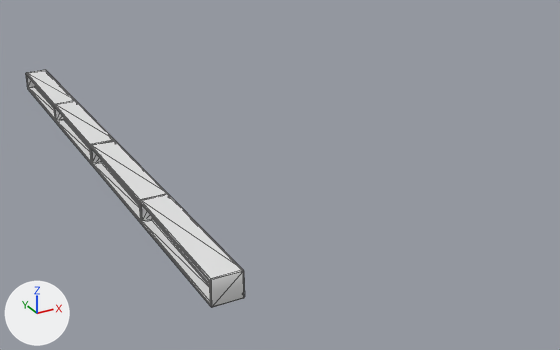
One commit to the glTF model assets/scene/merged-meshes/-2_1_0_MI_MetalBeam_Painted01.gltf: the scene before it, then after it.
Before and after are seen from a 50 mm camera at (-17.72, -23.98, 8.22) aimed at (-9.13, -8.37, 0.41). Arrows for +X, +Y and +Z are at lower left; the lights stay in place. Mesh edges are drawn as thin lines. Vertices at the same position are counted once.
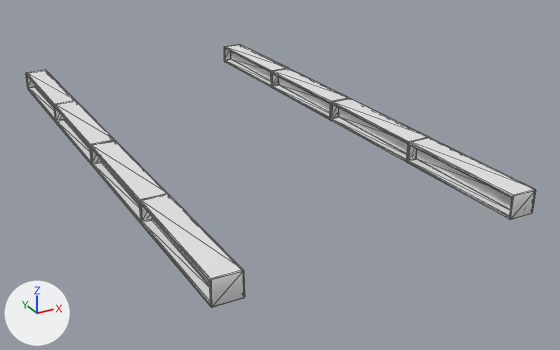
The newer file is also turned or shifted as a whole; pictures and numbers use the older file's frame.

Patch to the scene script:
```diff
--- a/assets/scene/merged-meshes/-2_1_0_MI_MetalBeam_Painted01.gltf.py
+++ b/assets/scene/merged-meshes/-2_1_0_MI_MetalBeam_Painted01.gltf.py
@@ me_2_1_0_mi_metalbeam_painted01 @@
 me_2_1_0_mi_metalbeam_painted01.from_pydata(...)  # 321 vertices, 640 faces; spans x -13.54..-12.94, y -14.08..-0.68, z 1.18..1.72
 # used by ob_mesh; location = (0.0, 0.0, 0.0)
+# me_2_1_0_mi_metalbeam_painted01 part 1: the loose piece of 160 vertices spanning x -13.54..-12.94, y -14.08..-7.38, z 1.18..1.72 is copied, and the copy is moved by (6.5, 0.0, 0.0); it spans x -7.04..-6.44, y -14.08..-7.38, z 1.18..1.72
+# me_2_1_0_mi_metalbeam_painted01 part 2: the loose piece of 161 vertices spanning x -13.54..-12.94, y -7.38..-0.68, z 1.18..1.72 is copied, and the copy is moved by (6.5, 0.0, 0.0); it spans x -7.04..-6.44, y -7.38..-0.68, z 1.18..1.72
```

Changed parts and their boxes (x1, y1, x2, y2) in the pictures (560 x 350 px):
'Mesh', reshaped (132% wider, 11% taller)
    before: (26, 70, 245, 307)
    after: (26, 44, 535, 307)
part 1 of me_2_1_0_mi_metalbeam_painted01, added
    after: (331, 98, 535, 220)
part 2 of me_2_1_0_mi_metalbeam_painted01, added
    after: (224, 44, 348, 121)
